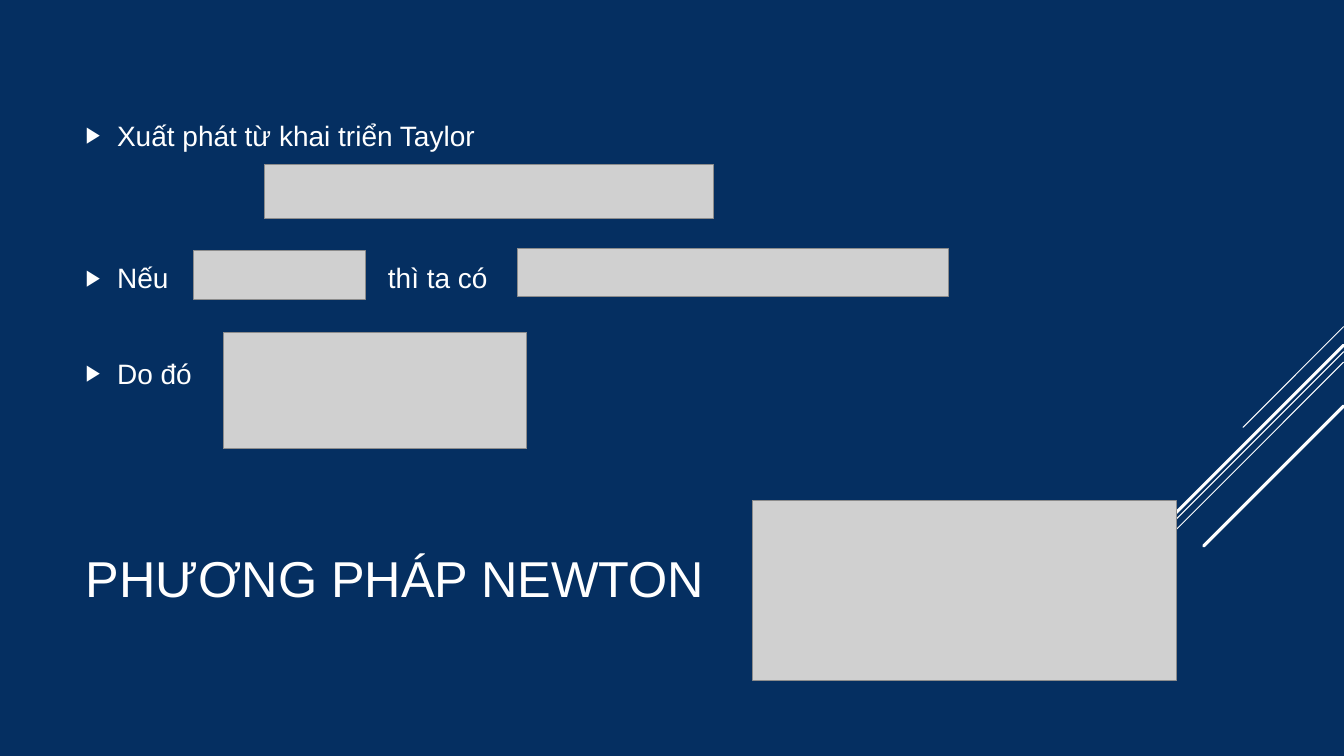
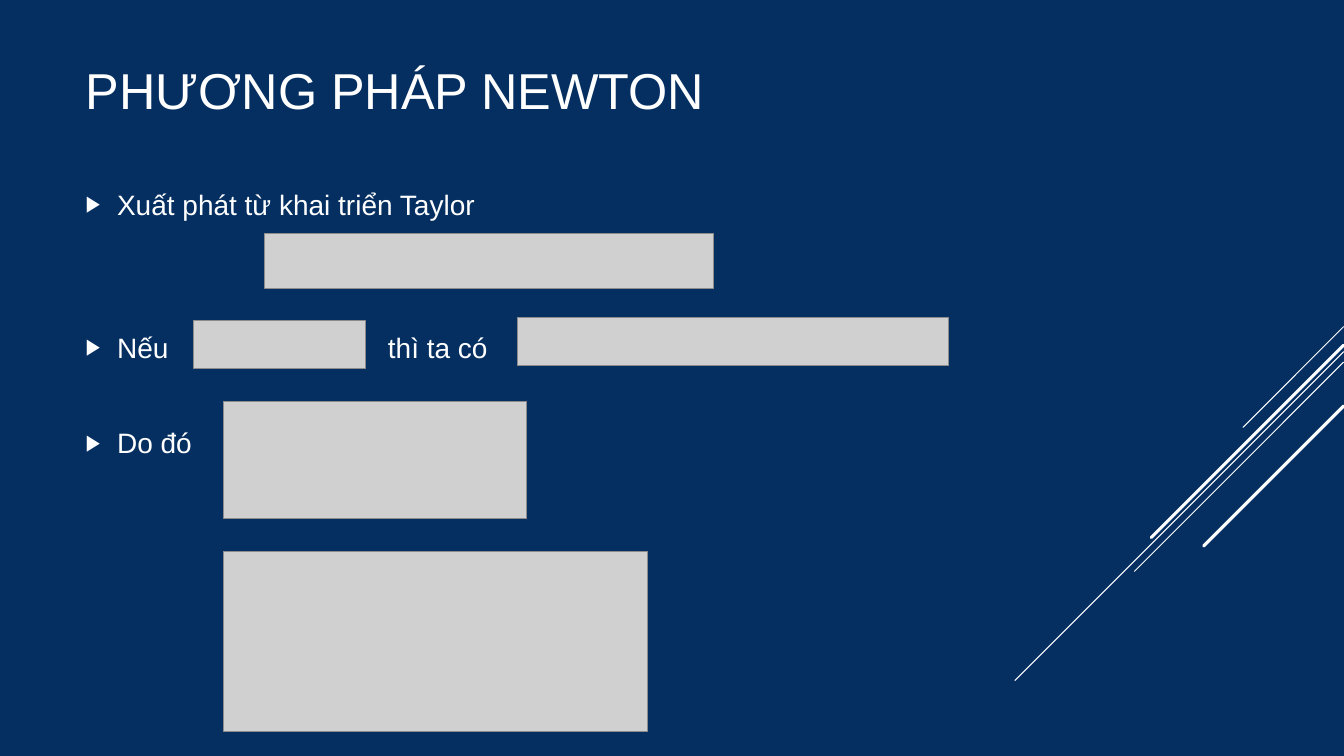
Before and after one commit to phiha-hus/Teaching-VNU, a slide deck: slide 8 of MAT2034_MAT2404_GTS_HK1_Python/GTS_Chương_3_Root_finding.pptx (slide 7 before the commit). Drawn at 1344x756 pixels with LibreOffice and Linux fonts; fonts in the diff are those of the drawing; grey boxes stand for pictures. Boxes give left, top, right and bottom in pixels: in the first picture for what was removed or moved away, otherwise in the second. Text is boxed around its words. In the diff, an @@ line names an element or a change of style, - is before the commit and + after.

```diff
--- a/MAT2034_MAT2404_GTS_HK1_Python/GTS_Chương_3_Root_finding.pptx
+++ b/MAT2034_MAT2404_GTS_HK1_Python/GTS_Chương_3_Root_finding.pptx
@@ title "PHƯƠNG PHÁP NEWTON": place and size @@
-title "PHƯƠNG PHÁP NEWTON" at box(86, 557, 704, 598)
+title "PHƯƠNG PHÁP NEWTON" at box(86, 69, 704, 110)
@@ 4 pictures, 1 text: place and size @@
-4 pictures, 1 text at box(117, 124, 949, 450)
+4 pictures, 1 text at box(117, 193, 949, 519)
@@ picture: place and size @@
-picture at box(753, 501, 1178, 681)
+picture at box(224, 552, 648, 731)
```
Also in this commit, not shown: 1 other slide changed, 1 slide added, 7 other files.
